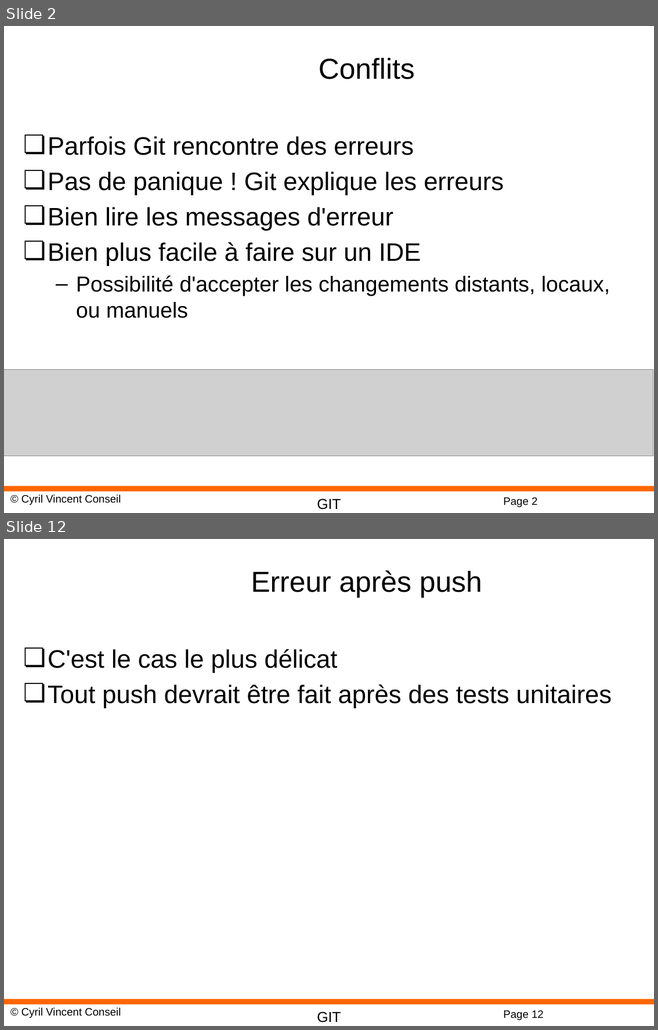
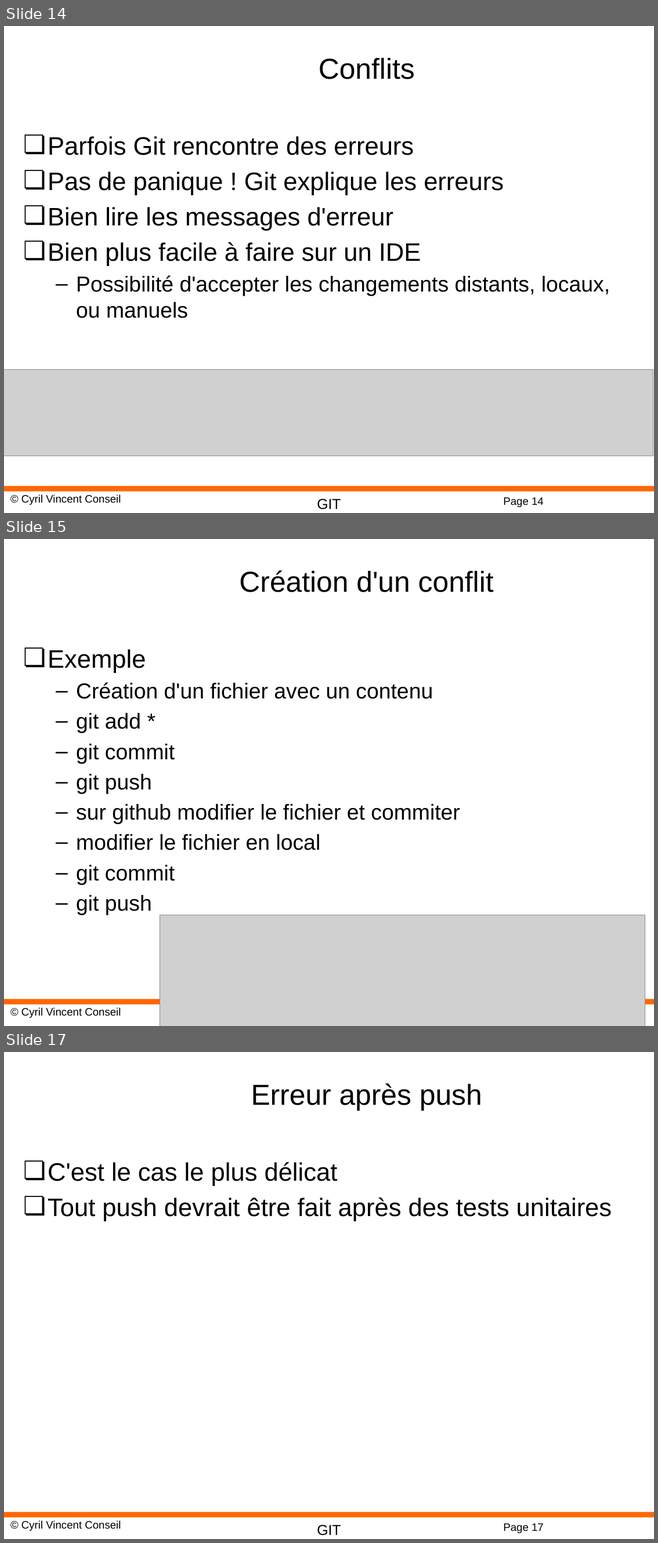
Before and after one commit to cyrilvincent/git, a slide deck: ppt/GIT05-Conflicts.pptx. Shown one above the other, each under a label of ours: slides 2 and 12 before the commit, slides 14, 15 and 17 after it; the slides between them are not shown. The pictures are 658x1030 and 658x1543 pixels, drawn with LibreOffice and Linux fonts; fonts in the diff are those of the drawing; grey boxes stand for pictures; background and template pictures are left out. Boxes give left, top, right and bottom in pixels: in the first picture for what was removed or moved away, otherwise in the second. Text is boxed around its words. In the diff, an @@ line names an element or a change of style, - is before the commit and + after.

```diff
--- a/ppt/GIT05-Conflicts.pptx
+++ b/ppt/GIT05-Conflicts.pptx
@@ slide 15 added at (4, 539, 654, 1026), background #FFFFFF; not listed: 3 template elements that a slide beside it also shows @@
@@ title added at (239, 570, 494, 592), 32 pt, text #000000 @@
+Création d'un conflit
@@ text added at (48, 649, 459, 915), 24 pt, text #000000 @@
+❏ Exemple
+  – Création d'un fichier avec un contenu
+  – git add *
+  – git commit
+  – git push
+  – sur github modifier le fichier et commiter
+  – modifier le fichier en local
+  – git commit
+  – git push
@@ picture added at (160, 915, 644, 1026) @@
@@ what was slide 2 is now slide 14 @@
@@ page number at (503, 498, 543, 507): text changed @@
-Page 2
+Page 14
@@ what was slide 12 is now slide 17 @@
@@ page number at (503, 1524, 543, 1533): text changed @@
-Page 12
+Page 17
```
Also in this commit, not shown: 3 slides changed, 7 other slides added, 1 other file.
